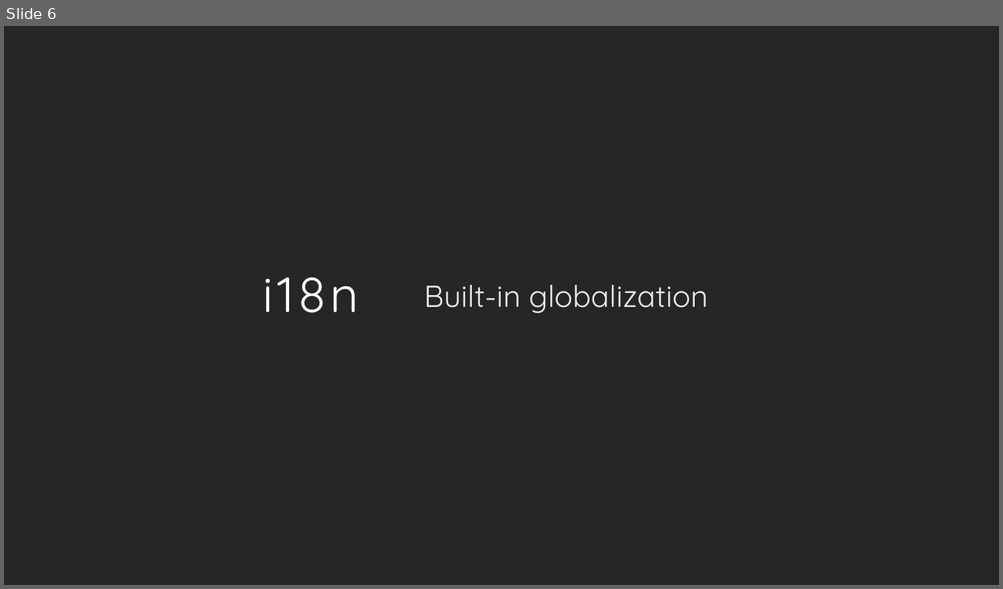
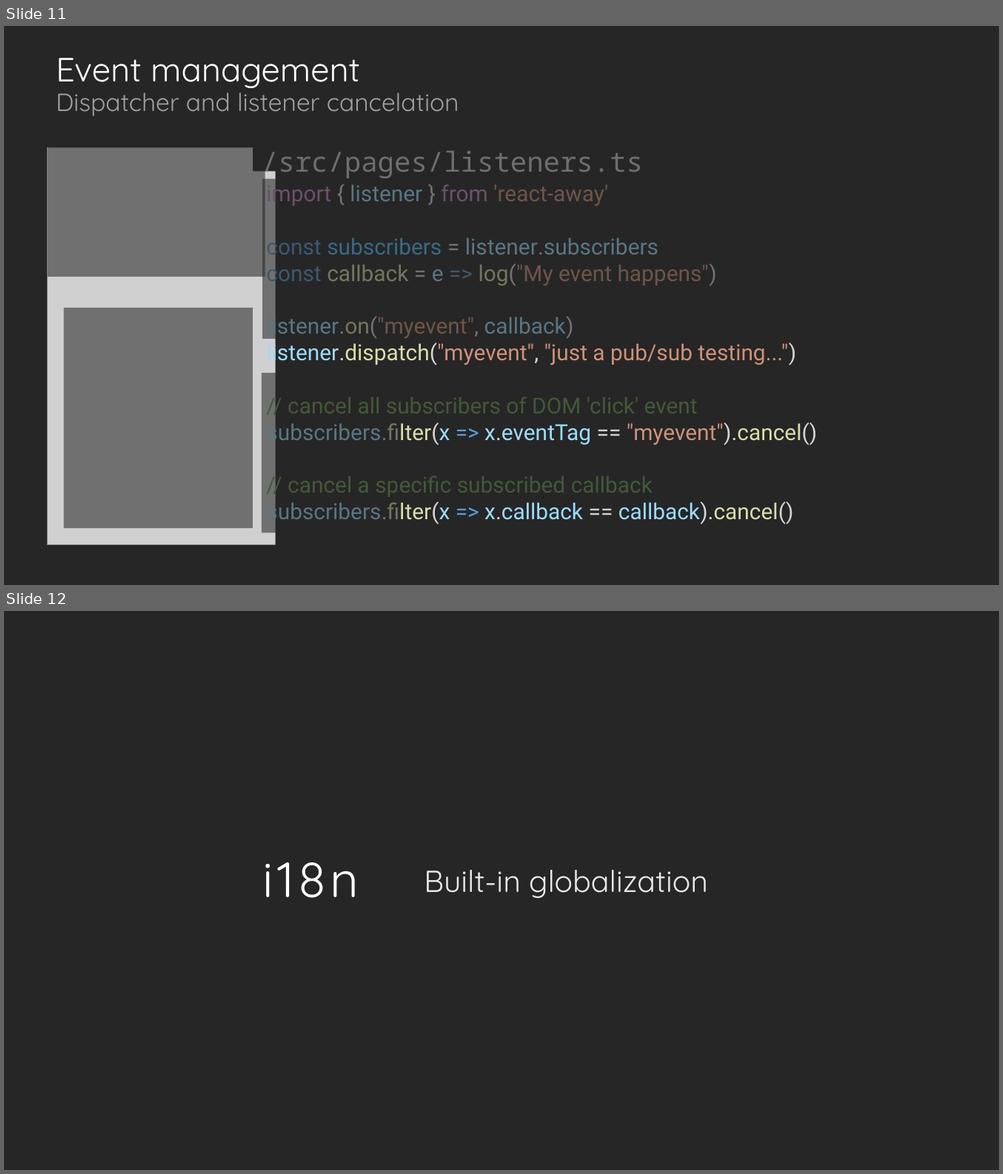
Before and after one commit to jsenaribeiro/jsenaribeiro.github.io, a slide deck: react-away/slides/tutorial.pptx. Shown one above the other, each under a label of ours: slide 6 before the commit, slides 11 and 12 after it. The pictures are 1003x589 and 1003x1174 pixels, drawn with LibreOffice and Linux fonts; fonts in the diff are those of the drawing; grey boxes stand for pictures; background and template pictures are left out. Boxes give left, top, right and bottom in pixels: in the first picture for what was removed or moved away, otherwise in the second. Text is boxed around its words. In the diff, an @@ line names an element or a change of style, - is before the commit and + after.

Commit message:
'react-away

```diff
--- a/react-away/slides/tutorial.pptx
+++ b/react-away/slides/tutorial.pptx
@@ slide 11 added at (4, 26, 999, 585), background #262626 @@
@@ title added at (56, 58, 360, 88), 48.6 pt, text #FFFFFF @@
+Event management
@@ text added at (56, 85, 459, 116), 36 pt, text #BFBFBF at 80% opacity @@
+Dispatcher and listener cancelation
@@ picture added at (47, 147, 275, 545) @@
@@ rectangle added at (48, 144, 265, 277), fill #262626 at 56% opacity @@
@@ text added at (262, 151, 643, 179), 40 pt, text #808080 at 80% opacity @@
+/src/pages/listeners.ts
@@ rectangle added at (262, 178, 842, 339), fill #262626 at 56% opacity @@
@@ text added at (266, 181, 817, 525), 32 pt, text #9CDCFE @@
+import { listener } from 'react-away'
+const subscribers = listener.subscribers
+const callback = e => log("My event happens")
+listener.on("myevent", callback)
+listener.dispatch("myevent", "just a pub/sub testing...")
+// cancel all subscribers of DOM 'click' event
+subscribers.filter(x => x.eventTag == "myevent").cancel()
+// cancel a specific subscribed callback
+subscribers.filter(x => x.callback == callback).cancel()
@@ rectangle added at (64, 308, 253, 528), fill #262626 at 56% opacity @@
@@ rectangle added at (262, 373, 398, 533), fill #262626 at 56% opacity @@
@@ rectangle added at (398, 377, 783, 423), fill #262626 at 56% opacity @@
@@ rectangle added at (397, 453, 782, 500), fill #262626 at 56% opacity @@
@@ what was slide 6 is now slide 12 @@
```
Also in this commit, not shown: 13 slides changed, 11 other slides added, 17 slides removed, 45 other files.
